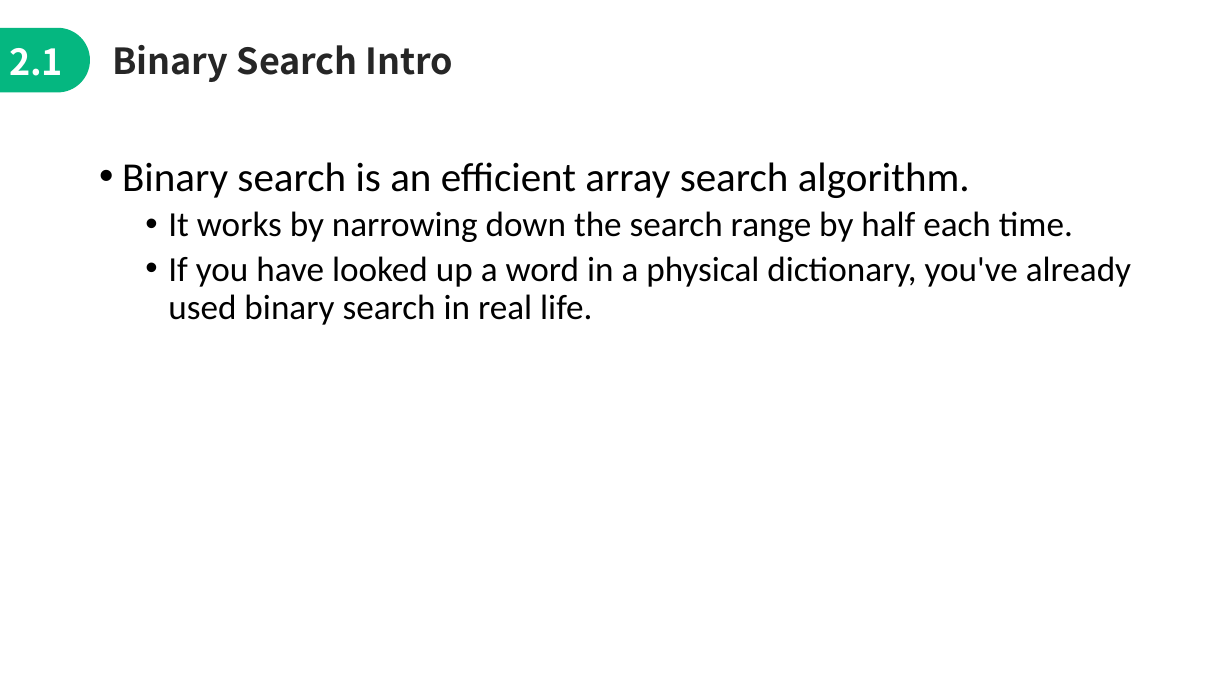
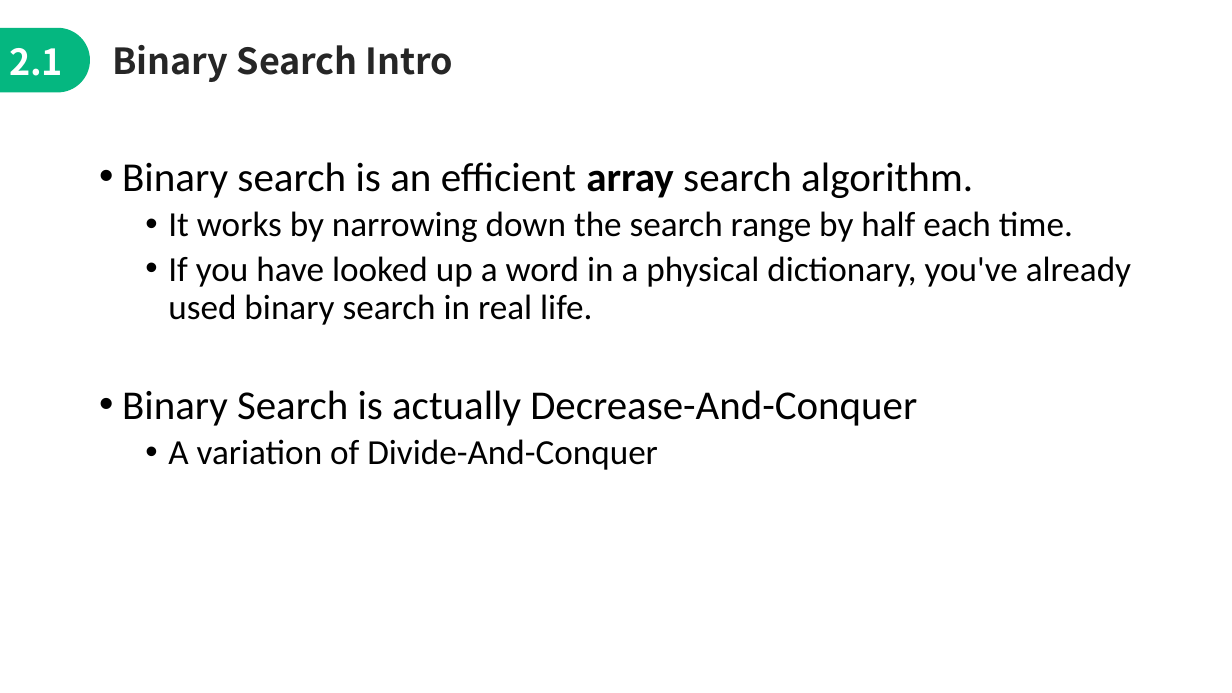
Before and after one commit to jimmyyih518/DSA2022Fall, a slide deck: slide 8 of week6/week6_slides.pptx. Drawn at 1232x693 pixels with LibreOffice and Linux fonts; fonts in the diff are those of the drawing. Boxes give left, top, right and bottom in pixels: in the first picture for what was removed or moved away, otherwise in the second. Text is boxed around its words. In the diff, an @@ line names an element or a change of style, - is before the commit and + after.

```diff
--- a/week6/week6_slides.pptx
+++ b/week6/week6_slides.pptx
@@ text at bbox=[122, 162, 973, 198]: bold on in "array" @@
@@ text at bbox=[122, 390, 917, 470]: paragraphs added @@
+• Binary Search is actually Decrease-And-Conquer
+  • A variation of Divide-And-Conquer
```
Also in this commit, not shown: 6 other slides changed, 12 slides added, 2 slides removed, 11 other files.
